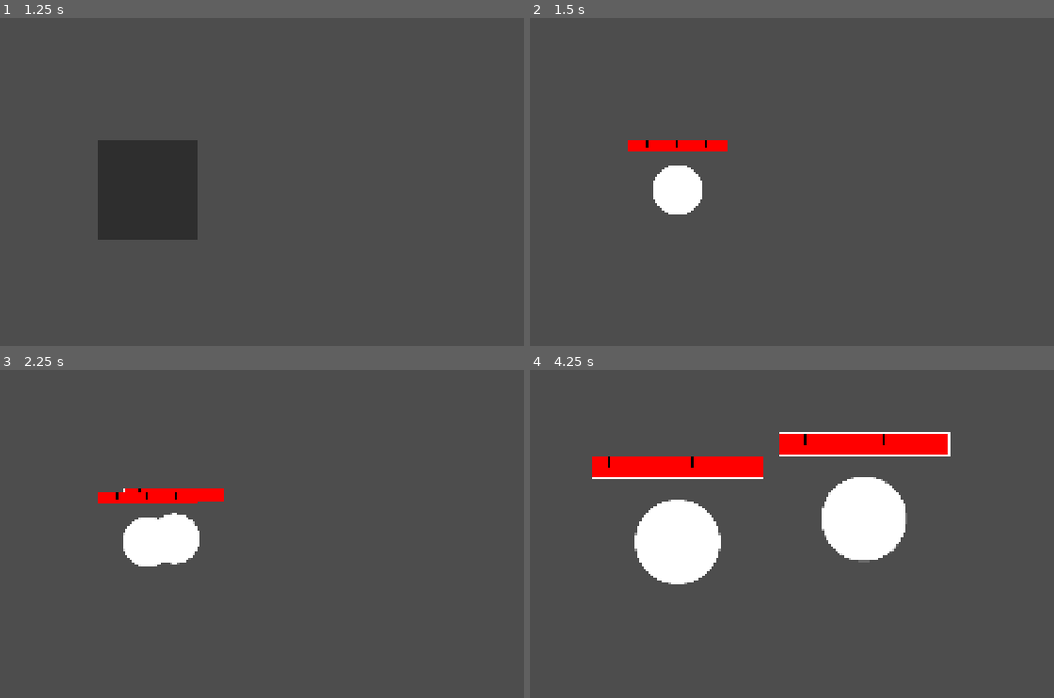
Above: before the commit, frames 1-4 (two rows, left to right).
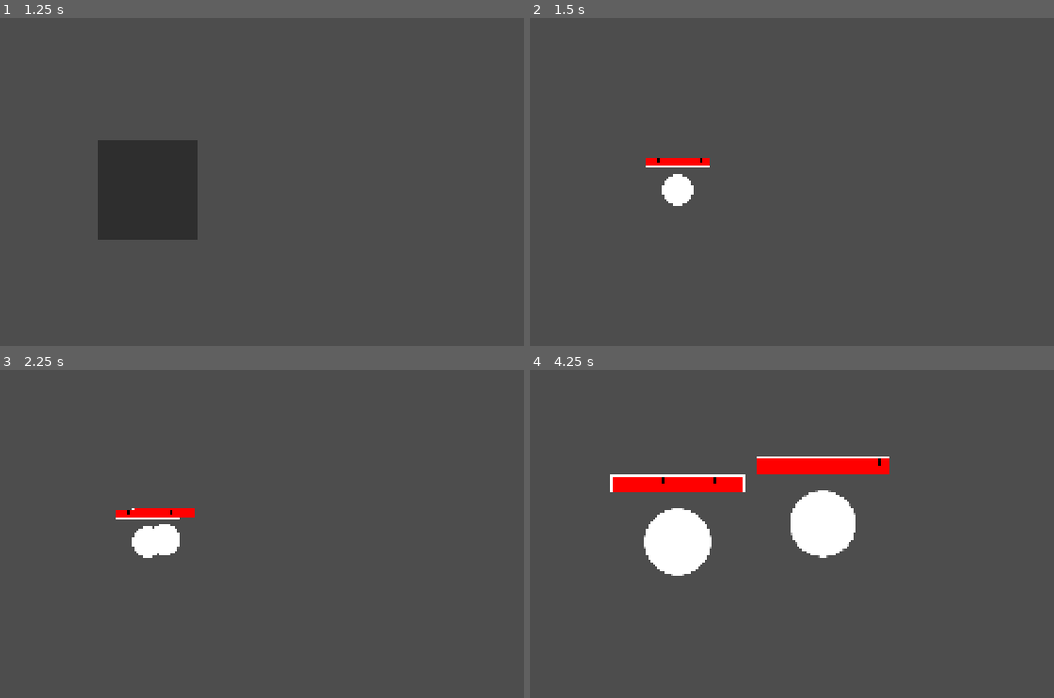
Above: after the commit, the same moments.

Repository: anzac9425/LoL-Like-Godot-4.7-2D
Game: Godot game, scene res://src/scenes/game_root/game_root.tscn
The game is run twice, just before and just after one commit, with the same random seed, the same clock (stepped at 60 frames per second) and the same inputs.
Inputs (mouse positions are in pixels of both pictures, inside the frame that each line leads up to):
- Up to frame 1 (1.25 s): click (146, 188) at 0.5 s
- Up to frame 2 (1.5 s): click (676, 188) at 1.25 s
- Up to frame 3 (2.25 s): tap Enter at 2 s; move the mouse to (314, 520) at 2.02 s; press the mouse at (314, 520) at 2.03 s
- Up to frame 4 (4.25 s): move the mouse to (outside the picture) at 2.77 s; release the mouse at (outside the picture) at 2.78 s; tap S (stop) at 2.85 s; tap Space at 3.5 s; move the mouse to (755, 448) at 3.52 s; hold Z (zoom_in) from 3.53 s (still down)

Frame 1 is identical in both runs. In frame 2, 1.7% of the frame differs, in the area x 18-38%, y 37-60%; in frame 3, 2.5%; in frame 4, 12%, in the area x 11-81%, y 18-66%.

Commit message:
forced movement, aatrox passive/q

Diff:
--- a/project.godot
+++ b/project.godot
@@ -31,11 +31,13 @@
 move={
 "deadzone": 0.2,
 "events": [Object(InputEventMouseButton,"resource_local_to_scene":false,"resource_name":"","device":-1,"window_id":0,"a …(258 unchanged characters)…
+, Object(InputEventMouseButton,"resource_local_to_scene":false,"resource_name":"","device":-1,"window_id":0,"alt_pressed":false,"shift_pressed":false,"ctrl_pressed":false,"meta_pressed":false,"button_mask":2,"position":Vector2(523.00977, 41.5625),"global_position":Vector2(537.00977, 114.5625),"factor":1.0,"button_index":2,"canceled":false,"pressed":true,"double_click":false,"script":null)
 ]
 }
 auto_attack_target_set={
 "deadzone": 0.2,
 "events": [Object(InputEventMouseButton,"resource_local_to_scene":false,"resource_name":"","device":-1,"window_id":0,"a …(257 unchanged characters)…
+, Object(InputEventMouseButton,"resource_local_to_scene":false,"resource_name":"","device":-1,"window_id":0,"alt_pressed":false,"shift_pressed":false,"ctrl_pressed":false,"meta_pressed":false,"button_mask":2,"position":Vector2(480.1416, 4.8066406),"global_position":Vector2(494.1416, 77.80664),"factor":1.0,"button_index":2,"canceled":false,"pressed":true,"double_click":false,"script":null)
 ]
 }
 stop={
--- a/src/core/systems/combat/combat.gd
+++ b/src/core/systems/combat/combat.gd
@@ -2,10 +2,18 @@
 
 
 static func apply_damage(damage_info: DamageInfo) -> void:
+	if damage_info.attacker.is_same_team(damage_info.victim):
+		return
+
 	if !damage_info.victim.can_take_damage():
 		return
 
+	damage_info.attacker.build_damage_info(damage_info)
+	damage_info.victim.build_damage_info(damage_info)
+
 	var damage_amount: Dictionary
+
+	var result_info: DamageInfo = DamageInfo.create(damage_info.attacker, damage_info.victim)
 
 	var is_critical: bool = randf() < damage_info.attacker.total_statistics.critical_chance
 
@@ -32,6 +40,8 @@
 
 		damage_amount[instance.damage_type] += amount
 
+		result_info.add_damage_instance(instance.damage_type, instance.source_type, amount, instance.allow_critical, instance.allow_lifesteal)
+
 	for type in damage_amount:
 		var amount: float = damage_amount[type]
 
@@ -51,11 +61,14 @@
 
 		damage_info.victim.current_health = max(0.0, damage_info.victim.current_health - amount)
 
-	damage_info.attacker.queue_redraw()
-	damage_info.victim.queue_redraw()
+	damage_info.attacker.character_logic.on_deal_damage(result_info)
+	damage_info.victim.character_logic.on_take_damage(result_info)
 
 	if damage_info.victim.current_health <= 0:
 		damage_info.victim.die()
+
+	damage_info.attacker.queue_redraw()
+	damage_info.victim.queue_redraw()
 
 
 static func apply_heal(target: CharacterBase, amount: float) -> void:
@@ -84,7 +97,7 @@
 
 	target.queue_redraw()
 
-static func apply_crowd_control(target: CharacterBase, type: CrowdControl.Type, amount: float, duration: float):
+static func apply_crowd_control(target: CharacterBase, type: CrowdControl.Type, duration: float, amount: float = 0.0):
 	if target.is_dead:
 		return
 
@@ -112,3 +125,16 @@
 	status.remaining_duration = duration
 
 	target.statuses.append(status)
+
+
+static func apply_forced_movement(
+	target: CharacterBase,
+	destination: Vector2,
+	speed: float
+) -> void:
+	var movement: ForcedMovement = ForcedMovement.new()
+
+	movement.destination = destination
+	movement.speed = speed
+
+	target.forced_movement = movement
--- a/src/core/systems/combat/damage_type.gd
+++ b/src/core/systems/combat/damage_type.gd
@@ -2,6 +2,7 @@
 
 
 enum Type {
+	UNKNOWN,
 	PHYSICAL,
 	MAGIC,
 	TRUE
--- a/src/core/systems/combat/source_type.gd
+++ b/src/core/systems/combat/source_type.gd
@@ -3,5 +3,13 @@
 
 enum Type {
 	UNKNOWN,
-	AUTO_ATTACK
+
+	AUTO_ATTACK,
+
+	PASSIVE,
+
+	SKILL_Q,
+	SKILL_W,
+	SKILL_E,
+	SKILL_R,
 }
--- a/src/core/systems/combat/status.gd
+++ b/src/core/systems/combat/status.gd
@@ -5,7 +5,15 @@
 	UNTARGETABLE,
 	INVULNERABLE,
 	UNDYING,
-	UNSTOPPABLE
+	UNSTOPPABLE,
+
+	CANNOT_MOVE,
+	CANNOT_AUTO_ATTACK,
+	CANNOT_CAST,
+	CANNOT_BE_TARGETED,
+	CANNOT_TAKE_DAMAGE,
+	CANNOT_BE_CROWD_CONTROLLED,
+	CANNOT_DIE
 }
 
 var type: Type
--- /dev/null
+++ b/src/core/systems/cooldown.gd
@@ -0,0 +1,4 @@
+extends RefCounted
+class_name Cooldown
+
+var remaining_duration: float
--- /dev/null
+++ b/src/core/systems/forced_movement.gd
@@ -0,0 +1,9 @@
+extends RefCounted
+class_name ForcedMovement
+
+
+var destination: Vector2
+
+var target: CharacterBase
+
+var speed: float
--- a/src/resources/characters/aatrox/aatrox_logic.gd
+++ b/src/resources/characters/aatrox/aatrox_logic.gd
@@ -1,31 +1,273 @@
 extends CharacterLogic
 
-func on_spawn():
-	pass
-
-func on_death():
-	pass
-
-func on_take_damage():
-	pass
-
-func on_deal_damage():
-	pass
-
-func on_auto_attack():
-	pass
-
-func on_auto_attack_hit():
-	pass
-
-func cast_q():
-	pass
-
-func cast_w():
-	pass
-
-func cast_e():
-	pass
-
-func cast_r():
-	pass
+
+var passive_ready: bool
+var passive_cooldown: Cooldown = Cooldown.new()
+
+var q_index: int
+var q_casting: bool
+var q_rotation: float
+var q_cooldown: Cooldown = Cooldown.new()
+var q_recast: Cooldown = Cooldown.new()
+
+
+func _physics_process(delta: float) -> void:
+	if passive_cooldown.remaining_duration > 0.0:
+		passive_cooldown.remaining_duration -= delta
+
+	if passive_cooldown.remaining_duration <= 0.0:
+		passive_ready = true
+
+	if q_cooldown.remaining_duration > 0.0:
+		q_cooldown.remaining_duration -= delta
+
+	if q_recast.remaining_duration > 0.0:
+		q_recast.remaining_duration -= delta
+
+		if q_recast.remaining_duration <= 0.0:
+			q_index = 0
+			q_cooldown.remaining_duration = 14.0
+
+
+func build_damage_info(damage_info: DamageInfo) -> void:
+	if damage_info.attacker == character_base:
+		if passive_ready:
+			var has_auto_attack: bool
+
+			for instance in damage_info.damage_instances:
+				if instance.source_type == SourceType.Type.AUTO_ATTACK:
+					has_auto_attack = true
+					break
+
+			if has_auto_attack:
+				passive_ready = false
+				passive_cooldown.remaining_duration = (22.0 - 10.0 / 17.0 * character_base.level)
+
+				damage_info.add_damage_instance(
+					DamageType.Type.MAGIC,
+					SourceType.Type.PASSIVE,
+					damage_info.victim.total_statistics.health * (0.04 + 0.06 / 17.0 * character_base.level),
+					true,
+					true
+				)
+
+
+func on_deal_damage(damage_info: DamageInfo) -> void:
+	var reduce_cooldown: bool
+
+	for instance in damage_info.damage_instances:
+		if instance.source_type == SourceType.Type.PASSIVE:
+			Combat.apply_heal(character_base, instance.amount)
+
+		else:
+			reduce_cooldown = true
+
+	if reduce_cooldown:
+		passive_cooldown.remaining_duration -= 2.0
+
+
+func on_take_damage(_damage_info: DamageInfo) -> void:
+	pass
+
+
+func cast_q() -> void:
+	if !character_base.can_cast():
+		return
+
+	if q_casting:
+		return
+
+	if q_index == 0 and q_cooldown.remaining_duration > 0.0:
+		return
+
+	q_rotation = (
+		Ingame.current.get_global_mouse_position()
+		- character_base.global_position
+	).angle()
+
+	var base_damage: float = (
+		10.0
+		+ (60.0 / 17.0 * character_base.level)
+		+ (0.6 + 0.3 / 17.0 * character_base.level)
+		* character_base.total_statistics.attack_damage
+	)
+
+	q_casting = true
+
+	Combat.apply_status(
+		character_base,
+		Status.Type.CANNOT_MOVE,
+		0.6
+	)
+
+	Combat.apply_status(
+		character_base,
+		Status.Type.CANNOT_AUTO_ATTACK,
+		0.6
+	)
+
+	var area: Area
+	var sweet_area: Area
+	var damage_multiplier: float
+	var next_index: int
+
+	match q_index:
+		0:
+			q_recast.remaining_duration = 4.0
+
+			area = Area.create_rectangle(
+				character_base.global_position,
+				q_rotation,
+				625.0,
+				180.0,
+				true,
+				character_base,
+				false,
+				Vector2.RIGHT.rotated(q_rotation) * 312.5
+			)
+
+			sweet_area = Area.create_rectangle(
+				character_base.global_position,
+				q_rotation,
+				160.0,
+				180.0,
+				true,
+				character_base,
+				false,
+				Vector2.RIGHT.rotated(q_rotation) * 545.0
+			)
+
+			damage_multiplier = 1.0
+			next_index = 1
+
+		1:
+			q_recast.remaining_duration = 4.0
+
+			var points: PackedVector2Array = PackedVector2Array([
+				Vector2(-100, -150),
+				Vector2(-100, 150),
+				Vector2(475, 250),
+				Vector2(475, -250),
+			])
+
+			var sweet_points: PackedVector2Array = PackedVector2Array([
+				Vector2(315, -205),
+				Vector2(315, 205),
+				Vector2(475, 250),
+				Vector2(475, -250),
+			])
+
+			area = Area.create_polygon(
+				character_base.global_position,
+				q_rotation,
+				points,
+				true,
+				character_base,
+				false
+			)
+
+			sweet_area = Area.create_polygon(
+				character_base.global_position,
+				q_rotation,
+				sweet_points,
+				true,
+				character_base,
+				false
+			)
+
+			damage_multiplier = 1.25
+			next_index = 2
+
+		2:
+			area = Area.create_circle(
+				character_base.global_position
+				+ Vector2.RIGHT.rotated(q_rotation) * 200.0,
+				300.0,
+				true,
+				character_base,
+				false,
+				Vector2.RIGHT.rotated(q_rotation) * 200.0
+			)
+
+			sweet_area = Area.create_circle(
+				character_base.global_position
+				+ Vector2.RIGHT.rotated(q_rotation) * 200.0,
+				180.0,
+				true,
+				character_base,
+				false,
+				Vector2.RIGHT.rotated(q_rotation) * 200.0
+			)
+
+			damage_multiplier = 1.5
+			next_index = 0
+
+	Ingame.current.spawn_area(area)
+	Ingame.current.spawn_area(sweet_area)
+
+	await get_tree().create_timer(0.6).timeout
+
+	if character_base.is_dead:
+		q_casting = false
+		area.queue_free()
+		sweet_area.queue_free()
+		return
+
+	var sweet_targets: Array[CharacterBase] = sweet_area.get_targets()
+
+	for target in area.get_targets():
+		if !character_base.is_enemy_team(target):
+			continue
+
+		var damage_info: DamageInfo = DamageInfo.create(
+			character_base,
+			target
+		)
+
+		var damage: float = base_damage * damage_multiplier
+
+		if target in sweet_targets:
+			damage *= 1.7
+
+			Combat.apply_crowd_control(
+				target,
+				CrowdControl.Type.AIRBORNE,
+				0.25
+			)
+
+			passive_cooldown.remaining_duration -= 2.0
+
+		damage_info.add_damage_instance(
+			DamageType.Type.PHYSICAL,
+			SourceType.Type.SKILL_Q,
+			damage,
+			false,
+			false
+		)
+
+		Combat.apply_damage(damage_info)
+
+	area.queue_free()
+	sweet_area.queue_free()
+
+	if q_index == 2:
+		q_index = 0
+		q_recast.remaining_duration = 0.0
+		q_cooldown.remaining_duration = 14.0
+		q_casting = false
+	else:
+		q_index = next_index
+		await get_tree().create_timer(0.4).timeout
+		q_casting = false
+
+
+func cast_w() -> void:
+	pass
+
+
+func cast_e() -> void:
+	pass
+
+
+func cast_r() -> void:
+	pass
--- a/src/resources/characters/character_logic.gd
+++ b/src/resources/characters/character_logic.gd
@@ -3,3 +3,31 @@
 
 
 var character_base: CharacterBase
+
+
+func build_damage_info(_damage_info: DamageInfo) -> void:
+	pass
+
+
+func on_deal_damage(_damage_info: DamageInfo) -> void:
+	pass
+
+
+func on_take_damage(_damage_info: DamageInfo) -> void:
+	pass
+
+
+func cast_q() -> void:
+	pass
+
+
+func cast_w() -> void:
+	pass
+
+
+func cast_e() -> void:
+	pass
+
+
+func cast_r() -> void:
+	pass
--- a/src/resources/characters/test1/test1_logic.gd
+++ b/src/resources/characters/test1/test1_logic.gd
@@ -1,31 +1,29 @@
 extends CharacterLogic
 
-func on_spawn():
+
+func build_damage_info(_damage_info: DamageInfo) -> void:
 	pass
 
-func on_death():
+
+func on_deal_damage(_damage_info: DamageInfo) -> void:
 	pass
 
-func on_take_damage():
+
+func on_take_damage(_damage_info: DamageInfo) -> void:
 	pass
 
-func on_deal_damage():
+
+func cast_q() -> void:
 	pass
 
-func on_auto_attack():
+
+func cast_w() -> void:
 	pass
 
-func on_auto_attack_hit():
+
+func cast_e() -> void:
 	pass
 
-func cast_q():
+
+func cast_r() -> void:
 	pass
-
-func cast_w():
-	pass
-
-func cast_e():
-	pass
-
-func cast_r():
-	pass
--- a/src/scenes/area/area.gd
+++ b/src/scenes/area/area.gd
@@ -4,7 +4,8 @@
 
 enum Shape {
 	CIRCLE,
-	RECTANGLE
+	RECTANGLE,
+	POLYGON
 }
 
 var shape: Shape
@@ -13,6 +14,8 @@
 
 var width: float
 var height: float
+
+var polygon: PackedVector2Array
 
 var duration: float
 
@@ -21,17 +24,23 @@
 var offset: Vector2
 
 
-func _physics_process(delta: float) -> void:
+func _physics_process(_delta: float) -> void:
 	if follow_target:
-		global_position = follow_target.global_position + offset
-
 		if follow_rotation:
+			global_position = (
+				follow_target.global_position
+				+ offset.rotated(
+					follow_target.global_rotation
+				)
+			)
+
 			global_rotation = follow_target.global_rotation
 
-	duration -= delta
-
-	if duration <= 0.0:
-		queue_free()
+		else:
+			global_position = (
+				follow_target.global_position
+				+ offset
+			)
 
 
 func _draw() -> void:
@@ -40,28 +49,50 @@
 
 	match shape:
 		Shape.CIRCLE:
-			draw_circle(Vector2.ZERO, radius, Color.WHITE)
+			draw_arc(
+				Vector2.ZERO,
+				radius,
+				0,
+				TAU,
+				64,
+				Color.WHITE,
+				2
+			)
 
 		Shape.RECTANGLE:
-			draw_rect(Rect2(Vector2(width / -2.0, height / -2.0), Vector2(width, height)),
+			draw_rect(
+				Rect2(
+					Vector2(-width/2, -height/2),
+					Vector2(width, height)
+				),
 				Color.WHITE,
 				false,
-				2.0
-			)
-
-
-func get_targets(group_name: String) -> Array[CharacterBase]:
+				2
+			)
+
+		Shape.POLYGON:
+			draw_polyline(
+				polygon + PackedVector2Array([polygon[0]]),
+				Color.WHITE,
+				2
+			)
+
+
+func get_targets() -> Array[CharacterBase]:
 	match shape:
 		Shape.CIRCLE:
-			return get_targets_circle(group_name)
+			return get_targets_circle()
 
 		Shape.RECTANGLE:
-			return get_targets_rectangle(group_name)
+			return get_targets_rectangle()
+
+		Shape.POLYGON:
+			return get_targets_polygon()
 
 	return []
 
 
-func get_targets_circle(group_name: String) -> Array[CharacterBase]:
+func get_targets_circle() -> Array[CharacterBase]:
 	var shape_circle: CircleShape2D = CircleShape2D.new()
 
 	shape_circle.radius = radius
@@ -89,13 +120,12 @@
 		var collider: Object = hit["collider"]
 
 		if collider is CharacterBase:
-			if collider.is_in_group(group_name):
-				targets.append(collider)
+			targets.append(collider)
 
 	return targets
 
 
-func get_targets_rectangle(group_name: String) -> Array[CharacterBase]:
+func get_targets_rectangle() -> Array[CharacterBase]:
 	var shape_rectangle: RectangleShape2D = RectangleShape2D.new()
 
 	shape_rectangle.size = Vector2(
@@ -127,8 +157,41 @@
 		var collider: Object = hit["collider"]
 
 		if collider is CharacterBase:
-			if collider.is_in_group(group_name):
-				targets.append(collider)
+			targets.append(collider)
+
+	return targets
+
+
+func get_targets_polygon() -> Array[CharacterBase]:
+	var shape_polygon: ConvexPolygonShape2D = ConvexPolygonShape2D.new()
+
+	shape_polygon.points = polygon
+
+	var query: PhysicsShapeQueryParameters2D = PhysicsShapeQueryParameters2D.new()
+
+	query.shape = shape_polygon
+
+	query.transform = Transform2D(
+		global_rotation,
+		global_position
+	)
+
+	query.collide_with_areas = true
+
+	var result = (
+		Ingame.current
+		.get_world_2d()
+		.direct_space_state
+		.intersect_shape(query)
+	)
+
+	var targets: Array[CharacterBase]
+
+	for hit in result:
+		var collider = hit["collider"]
+
+		if collider is CharacterBase:
+			targets.append(collider)
 
 	return targets
 
@@ -136,7 +199,7 @@
 static func create_circle(
 	position_: Vector2,
 	radius_: float,
-	duration_: float,
+	visible_: bool = false,
 	follow_target_: Node2D = null,
 	follow_rotation_: bool = false,
 	offset_: Vector2 = Vector2.ZERO
@@ -150,13 +213,11 @@
 
 	area.radius = radius_
 
-	area.duration = duration_
+	area.visible = visible_
 
 	area.follow_target = follow_target_
 	area.follow_rotation = follow_rotation_
 	area.offset = offset_
-
-	Ingame.current.areas.add_child(area)
 
 	return area
 
@@ -166,7 +227,7 @@
 	rotation_: float,
 	width_: float,
 	height_: float,
-	duration_: float,
+	visible_: bool = false,
 	follow_target_: Node2D = null,
 	follow_rotation_: bool = false,
 	offset_: Vector2 = Vector2.ZERO
@@ -182,12 +243,38 @@
 	area.width = width_
 	area.height = height_
 
-	area.duration = duration_
+	area.visible = visible_
 
 	area.follow_target = follow_target_
 	area.follow_rotation = follow_rotation_
 	area.offset = offset_
 
-	Ingame.current.areas.add_child(area)
-
 	return area
+
+
+static func create_polygon(
+	position_: Vector2,
+	rotation_: float,
+	points_: PackedVector2Array,
+	visible_: bool = false,
+	follow_target_: Node2D = null,
+	follow_rotation_: bool = false,
+	offset_: Vector2 = Vector2.ZERO
+) -> Area:
+
+	var area: Area = Area.new()
+
+	area.shape = Shape.POLYGON
+
+	area.global_position = position_
+	area.rotation = rotation_
+
+	area.polygon = points_
+
+	area.visible = visible_
+
+	area.follow_target = follow_target_
+	area.follow_rotation = follow_rotation_
+	area.offset = offset_
+
+	return area
--- a/src/scenes/character_base/character_base.gd
+++ b/src/scenes/character_base/character_base.gd
@@ -12,6 +12,8 @@
 var bonus_statistics: Statistics = Statistics.new()
 var total_statistics: Statistics = Statistics.new()
 
+var team: String
+
 var is_dead: bool
 
 var level: int
@@ -24,9 +26,9 @@
 var crowd_controls: Array[CrowdControl]
 var statuses: Array[Status]
 
-# var buffs: Array[Buff] = []
-# var items: Array[Item] = []
-# var runes: Array[Rune] = []
+var buffs: Array
+var items: Array
+var runes: Array
 
 var character_radius: float
 var character_sprite_radius: float
@@ -34,6 +36,8 @@
 
 var is_moving: bool
 var target_position: Vector2
+
+var forced_movement: ForcedMovement
 
 var auto_attack_target: CharacterBase
 var auto_attack_available: bool = true
@@ -57,12 +61,32 @@
 
 
 func _physics_process(delta: float) -> void:
+	if forced_movement:
+		var movement: ForcedMovement = forced_movement
+
+		if movement.target:
+			if movement.target.is_dead:
+				forced_movement = null
+
+			else:
+				movement.destination = movement.target.global_position
+
+		if forced_movement:
+			global_position = global_position.move_toward(
+				movement.destination,
+				movement.speed * delta
+			)
+
+			if global_position == movement.destination:
+				forced_movement = null
+
 	if is_moving:
-		if can_move():
-			global_position = global_position.move_toward(target_position, total_statistics.move_speed * delta)
-
-			if global_position == target_position:
-				is_moving = false
+		if !forced_movement:
+			if can_move():
+				global_position = global_position.move_toward(target_position, total_statistics.move_speed * delta)
+
+				if global_position == target_position:
+					is_moving = false
 
 	if barriers:
 		for i in range(barriers.size() - 1, -1, -1):
@@ -200,7 +224,10 @@
 		return
 
 	is_dead = true
+
 	is_moving = false
+	forced_movement = null
+
 	auto_attack_available = false
 	auto_attack_target = null
 
@@ -223,6 +250,8 @@
 	target_position = global_position
 
 	is_moving = false
+	forced_movement = null
+
 	auto_attack_target = null
 	auto_attack_cooldown = 0.0
 
@@ -230,8 +259,6 @@
 
 	update_visibility()
 	queue_redraw()
-
-	character_logic.on_spawn()
 
 
 func set_radius_sprite(radius: float) -> void:
@@ -250,6 +277,20 @@
 	character_collision_shape.shape = shape
 
 	character_collision_shape_radius = radius
+
+
+func build_damage_info(damage_info: DamageInfo) -> void:
+
+	character_logic.build_damage_info(damage_info)
+
+	for rune in runes:
+		rune.build_damage_info(damage_info)
+
+	for item in items:
+		item.build_damage_info(damage_info)
+
+	for buff in buffs:
+		buff.build_damage_info(damage_info)
 
 
 func auto_attack() -> void:
@@ -291,6 +332,14 @@
 	character_sprite.visible = !is_dead
 
 
+func is_same_team(target: CharacterBase) -> bool:
+	return team == target.team
+
+
+func is_enemy_team(target: CharacterBase) -> bool:
+	return team != target.team
+
+
 func has_crowd_control(type: CrowdControl.Type) -> bool:
 	for crowd_control in crowd_controls:
 		if crowd_control.type == type:
@@ -320,6 +369,9 @@
 	if has_crowd_control(CrowdControl.Type.AIRBORNE):
 		return false
 
+	if has_status(Status.Type.CANNOT_MOVE):
+		return false
+
 	return true
 
 
@@ -336,6 +388,9 @@
 	if has_crowd_control(CrowdControl.Type.AIRBORNE):
 		return false
 
+	if has_status(Status.Type.CANNOT_AUTO_ATTACK):
+		return false
+
 	return true
 
 
@@ -352,6 +407,9 @@
 	if has_crowd_control(CrowdControl.Type.AIRBORNE):
 		return false
 
+	if has_status(Status.Type.CANNOT_CAST):
+		return false
+
 	return true
 
 
@@ -362,6 +420,9 @@
 	if has_status(Status.Type.UNTARGETABLE):
 		return false
 
+	if has_status(Status.Type.CANNOT_BE_TARGETED):
+		return false
+
 	return true
 
 
@@ -372,6 +433,9 @@
 	if has_status(Status.Type.INVULNERABLE):
 		return false
 
+	if has_status(Status.Type.CANNOT_TAKE_DAMAGE):
+		return false
+
 	return true
 
 
@@ -382,14 +446,19 @@
 	if has_status(Status.Type.UNSTOPPABLE):
 		return false
 
-	return true
-
+	if has_status(Status.Type.CANNOT_BE_CROWD_CONTROLLED):
+		return false
+
+	return true
 
 func can_die():
 	if is_dead:
 		return false
 
 	if has_status(Status.Type.UNDYING):
+		return false
+
+	if has_status(Status.Type.CANNOT_DIE):
 		return false
 
 	return true
--- a/src/scenes/ingame/ingame.gd
+++ b/src/scenes/ingame/ingame.gd
@@ -10,8 +10,10 @@
 func _ready() -> void:
 	current = self
 
-	input_characters.append(spawn_character(load(Paths.CHARACTER_DATA_AATROX), Vector2.ZERO, "a"))
-	spawn_character(load(Paths.CHARACTER_DATA_TEST1), Vector2.ZERO, "a")
+	$Camera2D.zoom = Vector2(0.625 , 0.625)
+
+	input_characters.append(spawn_character(load(Paths.CHARACTER_DATA_AATROX), Vector2.ZERO, "character", "team1"))
+	spawn_character(load(Paths.CHARACTER_DATA_TEST1), Vector2.ZERO, "character", "team2")
 
 
 func _process(delta: float) -> void:
@@ -80,7 +82,8 @@
 func spawn_character(
 		character_data: CharacterData,
 		character_position: Vector2,
-		group_name: String
+		group_name: String,
+		team: String
 	) -> CharacterBase:
 
 	var character_base = load(Paths.CHARACTER_BASE).instantiate()
@@ -91,6 +94,7 @@
 	character_base.position = character_position
 
 	character_base.add_to_group(group_name)
+	character_base.team = team
 
 	$Characters.add_child(character_base)
 
@@ -115,3 +119,9 @@
 	$Projectiles.add_child(projectile)
 
 	return projectile
+
+
+func spawn_area(area: Area) -> Area:
+	$Areas.add_child(area)
+
+	return area
Not shown, added: src/core/systems/cooldown.gd.uid
Not shown, added: src/core/systems/forced_movement.gd.uid
